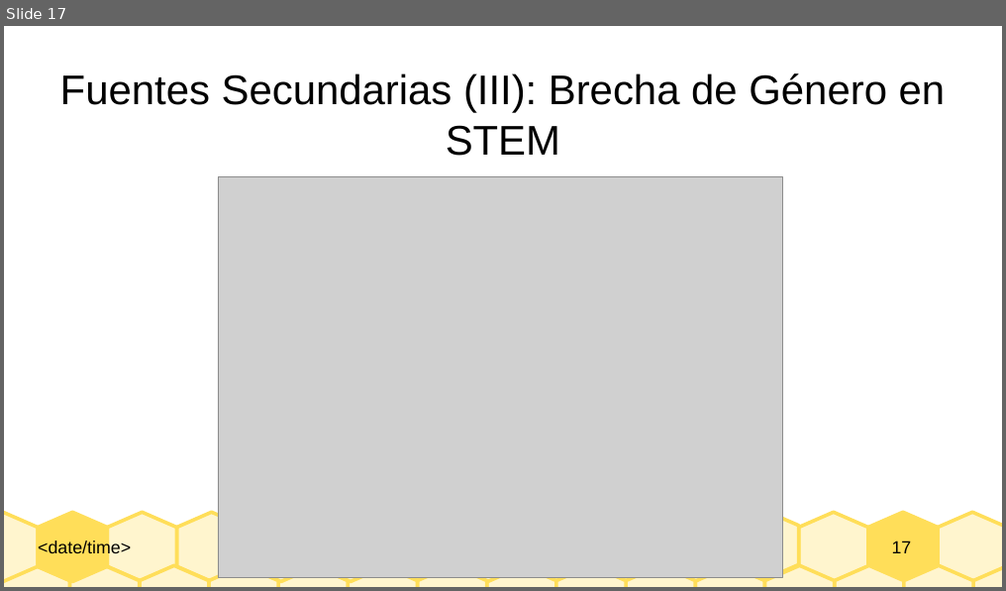
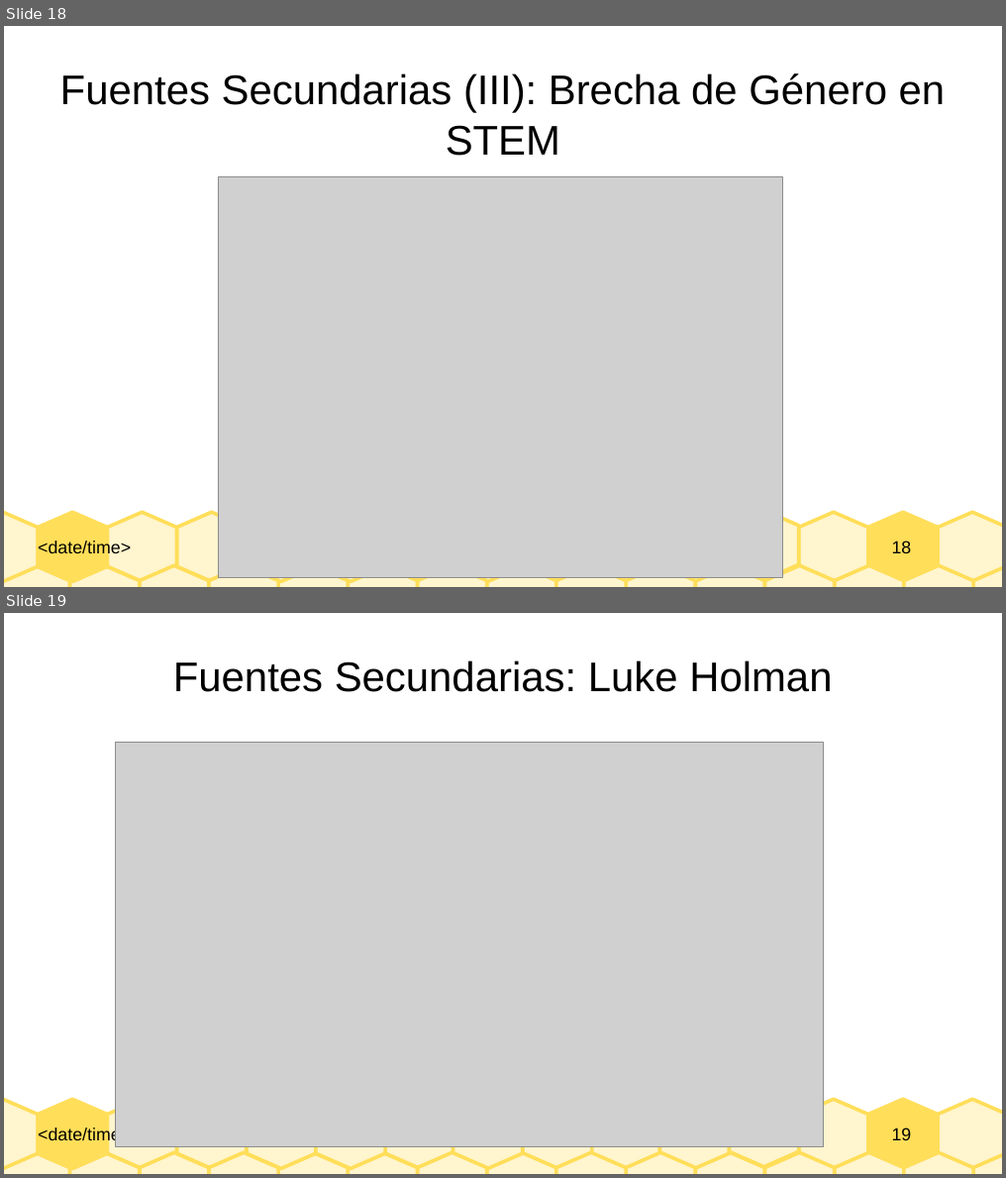
Before and after one commit to davidam/damegender, a slide deck: slides/brechagnulinux.odp. Shown one above the other, each under a label of ours: slide 17 before the commit, slides 18 and 19 after it. The pictures are 1006x591 and 1006x1178 pixels, drawn with LibreOffice and Linux fonts; fonts in the diff are those of the drawing; grey boxes stand for pictures. Boxes give left, top, right and bottom in pixels: in the first picture for what was removed or moved away, otherwise in the second. Text is boxed around its words. In the diff, an @@ line names an element or a change of style, - is before the commit and + after.

```diff
--- a/slides/brechagnulinux.odp
+++ b/slides/brechagnulinux.odp
@@ slide 19 added at (x1=4, y1=613, x2=1002, y2=1174), background #FFFFFF; not listed: 32 template elements that a slide beside it also shows @@
@@ title added at (x1=173, y1=661, x2=832, y2=692), 33 pt, text #000000 @@
+Fuentes Secundarias: Luke Holman
@@ picture added at (x1=116, y1=743, x2=825, y2=1148) @@
@@ what was slide 17 is now slide 18 @@
@@ page number at (x1=892, y1=541, x2=912, y2=554): text changed @@
-17
+18
```
Also in this commit, not shown: 10 other slides added.
